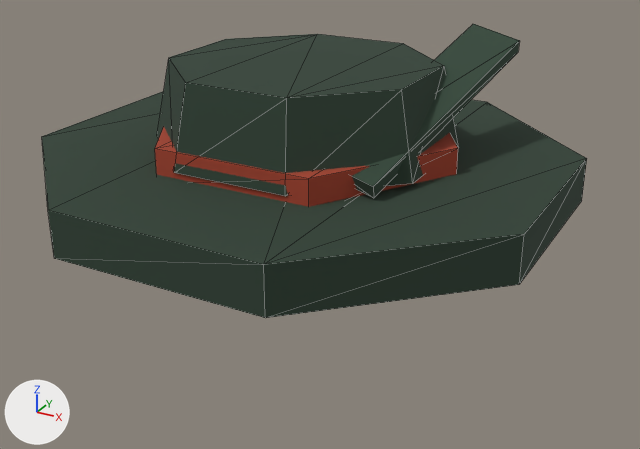
Before and after pictures for a commit that changed the glTF model src/main/resources/watch/models/cosmetics/wayfarer/walking_hat.glb.
Before and after are seen from a 50 mm lens placed at (0.418, -0.729, 1.978), pointed at (0.027, -0.017, 1.622). Arrows for +X, +Y and +Z are at lower left; the lights stay in place. The first picture is the older version. Mesh edges are drawn as thin lines. Vertices at exactly the same position are counted once.

Names of what the first picture shows: 'walking_hat_head.001'.
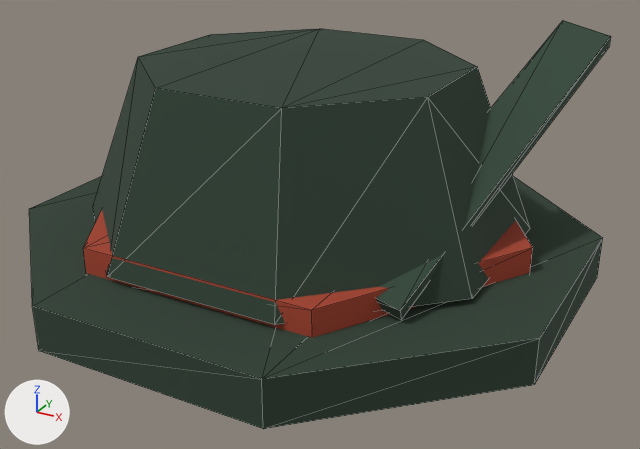
What differs and where, as boxes [x1, y1, x2, y2] in the pictures (640 x 449 px; the box of a moved part takes in the faces that stretch with it):
'walking_hat_head.001', reshaped (7% wider, 39% taller): before [42, 24, 587, 318]; after [29, 20, 611, 429]
part 1 of me_walking_hat_head_001, moved or reshaped: before [42, 92, 587, 318]; after [29, 176, 603, 429]
part 2 of me_walking_hat_head_001, moved or reshaped: before [155, 127, 458, 207]; after [83, 210, 533, 338]
part 3 of me_walking_hat_head_001, moved or reshaped: before [157, 24, 520, 198]; after [93, 20, 611, 325]

Diff of the bpy script that builds the scene:
```diff
--- a/src/main/resources/watch/models/cosmetics/wayfarer/walking_hat.glb.py
+++ b/src/main/resources/watch/models/cosmetics/wayfarer/walking_hat.glb.py
@@ me_walking_hat_head_001 @@
 # used by ob_walking_hat_head_001; location = (0.0, 0.0, 0.0)
-me_walking_hat_head_001.from_pydata(...)  # 68 vertices, 116 faces; spans x -0.254..0.254, y -0.244..0.244, z 1.65..1.806
+me_walking_hat_head_001.from_pydata(...)  # 68 vertices, 116 faces; spans x -0.277..0.277, y -0.266..0.266, z 1.568..1.805
+# me_walking_hat_head_001 part 1: the loose piece of 16 vertices spanning x -0.254..0.254, y -0.244..0.244, z 1.65..1.694 is scaled about its middle by (1.09, 1.09, 1), then moved by (0.0, 0.0, -0.082)
+# me_walking_hat_head_001 part 2: the loose piece of 12 vertices spanning x -0.16..0.16, y -0.133..0.133, z 1.685..1.719 is scaled about its middle by (1.48, 1.48, 1), then moved by (0.0, 0.0, -0.082)
+# me_walking_hat_head_001 part 3: 24 of 68 vertices moved; they spanned x -0.14..0.172, y -0.135..0.135, z 1.696..1.806 and now span x -0.211..0.245, y -0.203..0.203, z 1.615..1.805; mean shift (0.02, 0.003, -0.041); largest move (0.14, 0.056, 1.7) -> (0.211, 0.084, 1.618)
+# other edits to the shape of me_walking_hat_head_001 do not show in these pictures
 me_walking_hat_head_001.materials.append(mat_walking_hat_main)
```
